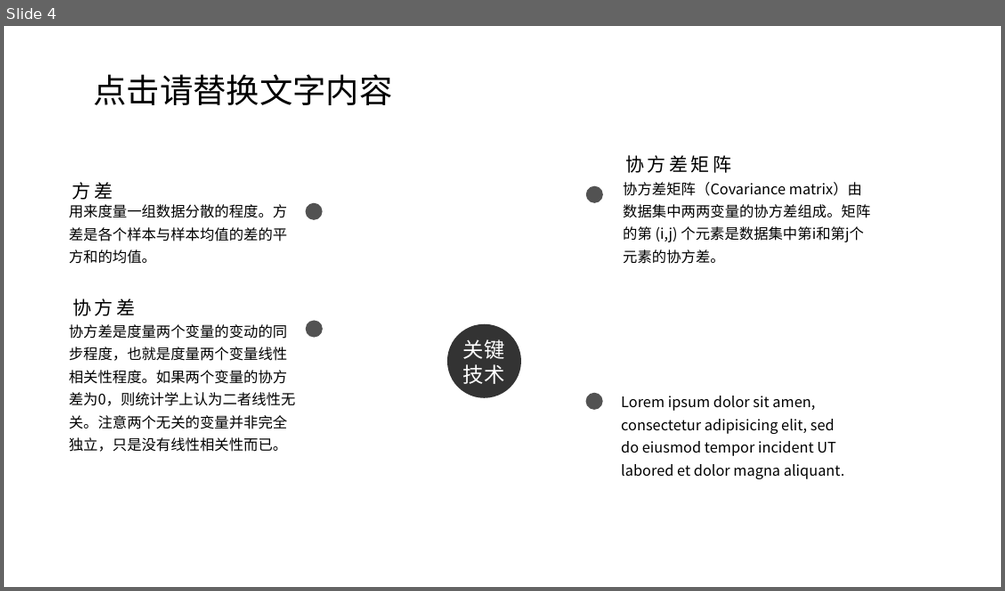
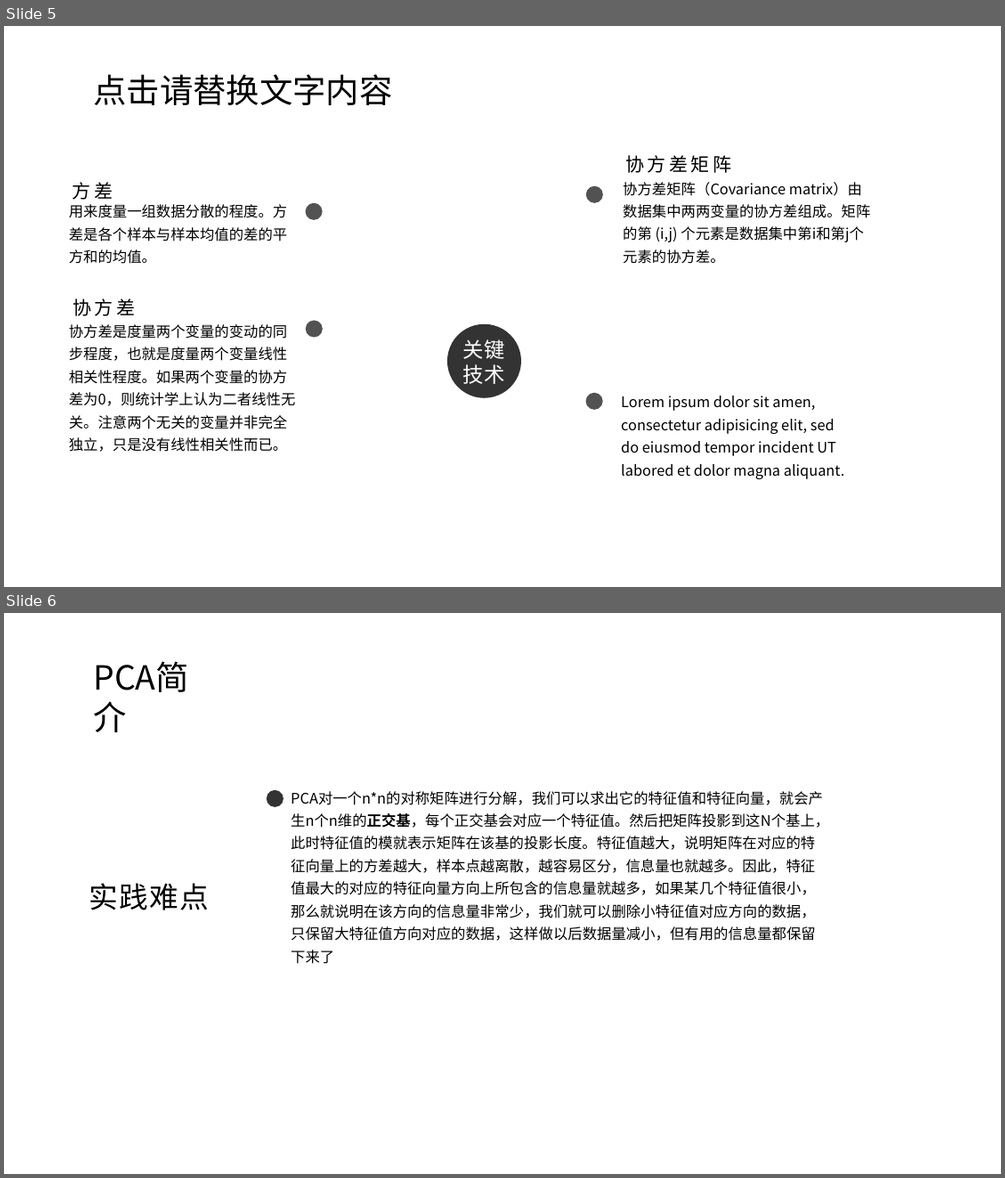
Before and after one commit to DarkDisasters/AnimationTransition, a slide deck: PCATEST/What is PCA.pptx. Shown one above the other, each under a label of ours: slide 4 before the commit, slides 5 and 6 after it. The pictures are 1005x591 and 1005x1178 pixels, drawn with LibreOffice and Linux fonts; fonts in the diff are those of the drawing; background and template pictures are left out. Boxes give left, top, right and bottom in pixels: in the first picture for what was removed or moved away, otherwise in the second. Text is boxed around its words. In the diff, an @@ line names an element or a change of style, - is before the commit and + after.

```diff
--- a/PCATEST/What is PCA.pptx
+++ b/PCATEST/What is PCA.pptx
@@ slide 6 added at <box>4,613,1001,1174</box>, background picture (left out) @@
@@ text added at <box>86,653,229,700</box>, 32 pt, text #000000 @@
+PCA简介
@@ ellipse added at <box>267,790,283,807</box>, fill #333333 @@
@@ text added at <box>291,791,829,964</box>, 14 pt, text #000000 @@
+PCA对一个n*n的对称矩阵进行分解，我们可以求出它的特征值和特征向量，就会产生n个n维的正交基，每个正交基会对应一个特征值。然后把矩阵投影到这N个基上，此时特征值的模就表示矩阵在该基的投影长度。特征值越大，说明矩阵在对应的特征向量上的方差越大，样本点越离散，越容易区分，信息量也就越多。因此，特征值最大的对应的特征向量方向上所包含的信息量就越多，如果某几个特征值很小，那么就说明在该方向的信息量非常少，我们就可以删除小特征值对应方向的数据，只保留大特征值方向对应的数据，这样做以后数据量减小，但有用的信息量都保留下来了
@@ text added at <box>89,883,209,910</box>, 28 pt, text #000000 @@
+实践难点
@@ what was slide 4 is now slide 5 @@
```
Also in this commit, not shown: 3 slides changed, 11 other slides added, 17 other files.
